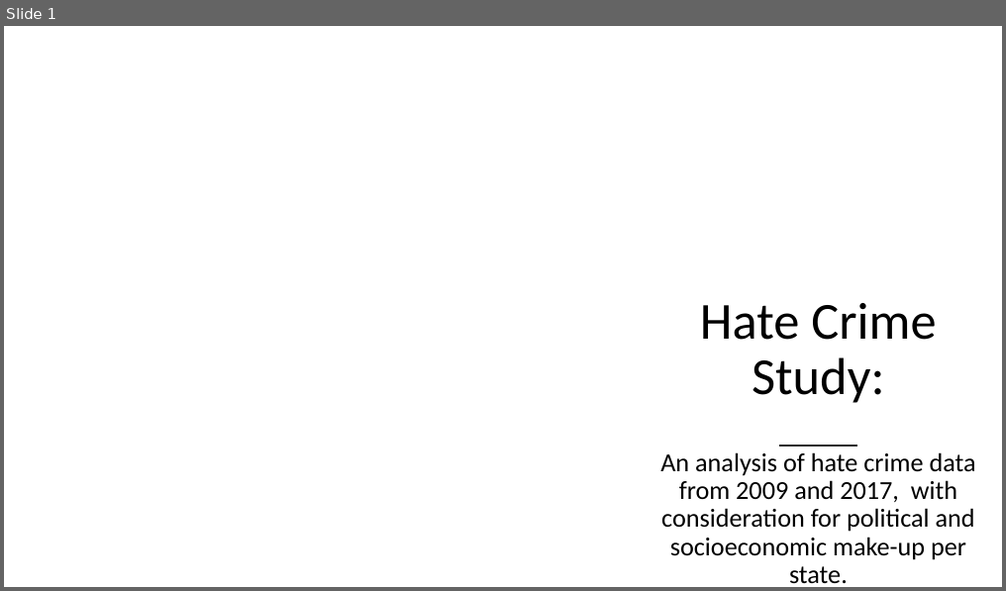
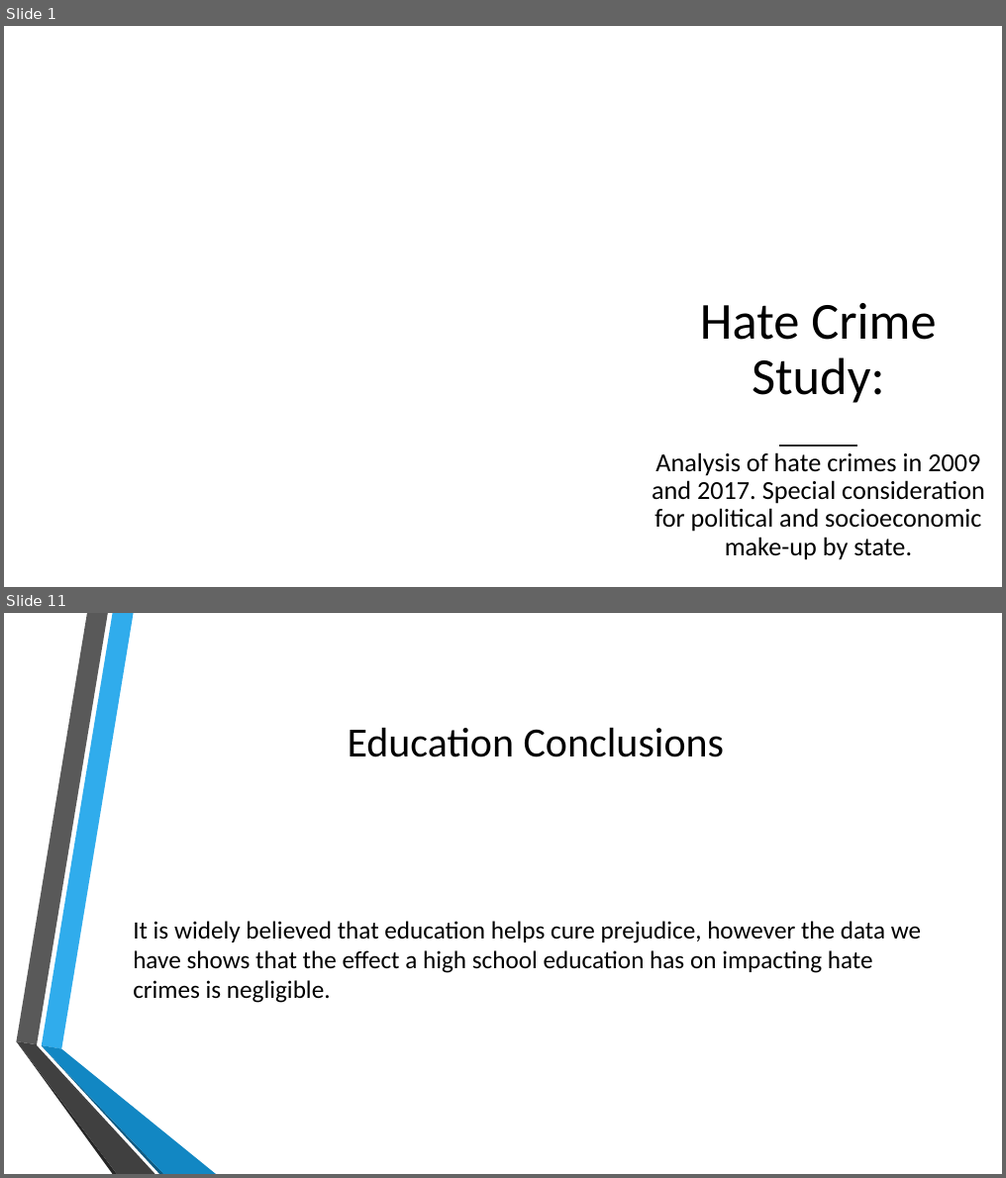
Before and after one commit to ZGrinacoff/Eight-Years-Later, a slide deck: Hate_Crime_Study.pptx. Shown one above the other, each under a label of ours: slide 1 before the commit, slides 1 and 11 after it; the slides between them are not shown. The pictures are 1006x591 and 1006x1178 pixels, drawn with LibreOffice and Linux fonts; fonts in the diff are those of the drawing; background and template pictures are left out. Boxes give left, top, right and bottom in pixels: in the first picture for what was removed or moved away, otherwise in the second. Text is boxed around its words. In the diff, an @@ line names an element or a change of style, - is before the commit and + after.

```diff
--- a/Hate_Crime_Study.pptx
+++ b/Hate_Crime_Study.pptx
@@ slide 11 added at [4,613,1002,1174], background picture (left out) @@
@@ title added at [348,728,725,758], 40 pt, text #000000 @@
+Education Conclusions
@@ text added at [133,921,921,1003], 24 pt, text #000000 @@
+It is widely believed that education helps cure prejudice, however the data we have shows that the effect a high school education has on impacting hate crimes is negligible.
@@ group added at [16,613,216,1174]: 6 freeform shapes @@
@@ slide 1 changed as well @@
@@ subtitle at [651,453,985,561]: text changed @@
-An analysis of hate crime data from 2009 and 2017, with consideration for political and socioeconomic make-up per state.
+Analysis of hate crimes in 2009 and 2017. Special consideration for political and socioeconomic make-up by state.
```
Also in this commit, not shown: 3 other slides changed, 23 other slides added, 1 slide removed.
